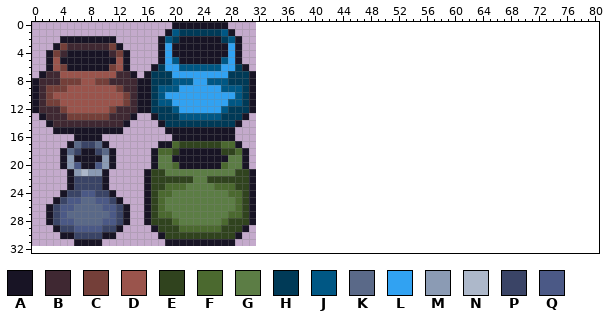
One commit to this pixel-art file: Assets/Sprites/pot.aseprite. Above: the version before the commit.
32x32 pixels, 1 frame. Colours within 5 levels of each other are drawn and written as one. Shown: x 0..80, y 0..32. The old version is drawn lined up with the new one, on the new canvas.
Palette (. is transparent): A #181425  B #3f2832  C #743f39  D #9a544c  E #30431e  F #4b692f  G #5c7d45  H #003a57  J #005784  K #5a6988  L #31a2f2  M #8b9bb4  N #adb8ca  P #3a4466  Q #4b5986
Pixels before (only the part around the change), first column x 58:
10 .......................
11 .......................
12 .......................
13 .......................
14 .......................
15 .......................
16 .......................
17 .......................
18 .......................
19 .......................
20 .......................
21 .......................
22 .......................
23 .......................
24 .......................
25 .......................
26 .......................
27 .......................
28 .......................
29 .......................
30 .......................
31 .......................
32 .......................
The same view after the edit:
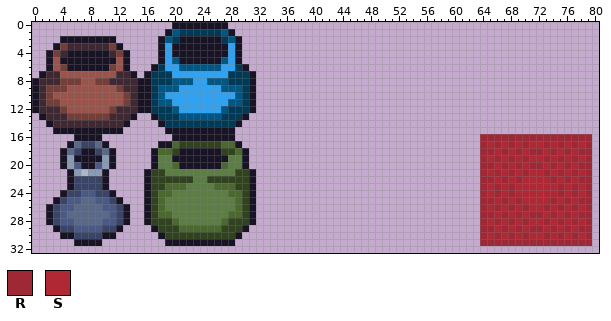
Colours new in this view: R #9e2835  S #b12835
Edits made:
canvas 32x32 -> 96x64
Changed rows in their new state; - is an unchanged pixel.
first column x 64:
16 RRRRRRRRRRRRRRRR
17 RSRSRSRSSRSRSRSR
18 RRSRSRSRRSRSRSRR
19 RSRSRSRSSRSRSRSR
20 RRSRSRSRRSRSRSRR
21 RSRSRSRSSRSRSRSR
22 RRSRSRSSSSRSRSRR
23 RSRSRSSSSSSRSRSR
24 RSRSRSSSSSSRSRSR
25 RRSRSRSSSSRSRSRR
26 RSRSRSRSSRSRSRSR
27 RRSRSRSRRSRSRSRR
28 RSRSRSRSSRSRSRSR
29 RRSRSRSRRSRSRSRR
30 RSRSRSRSSRSRSRSR
31 RRRRRRRRRRRRRRRR
